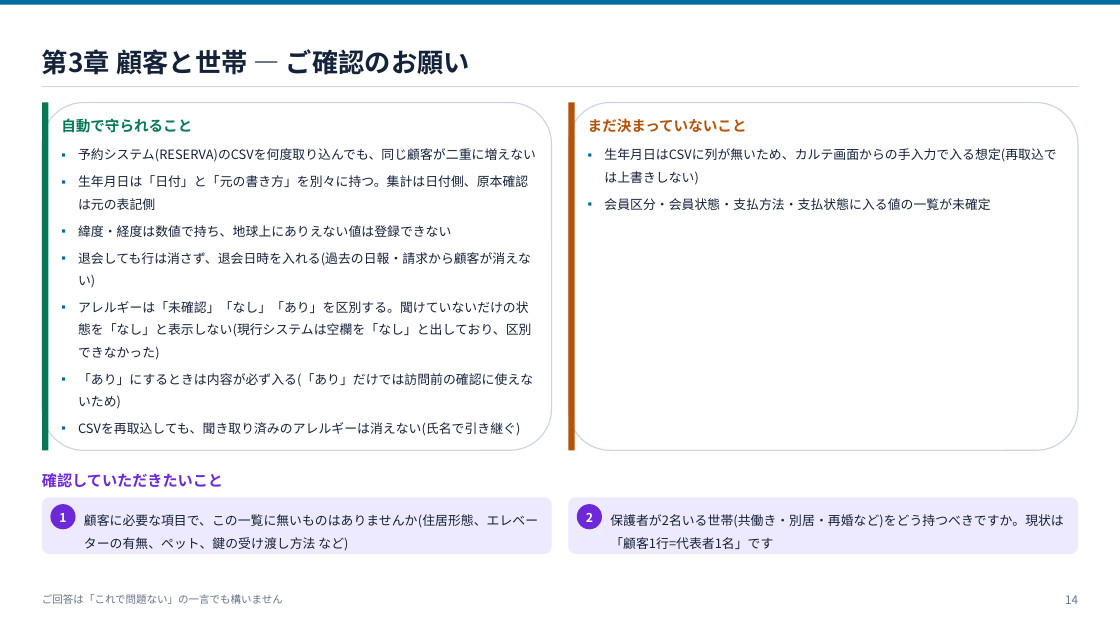
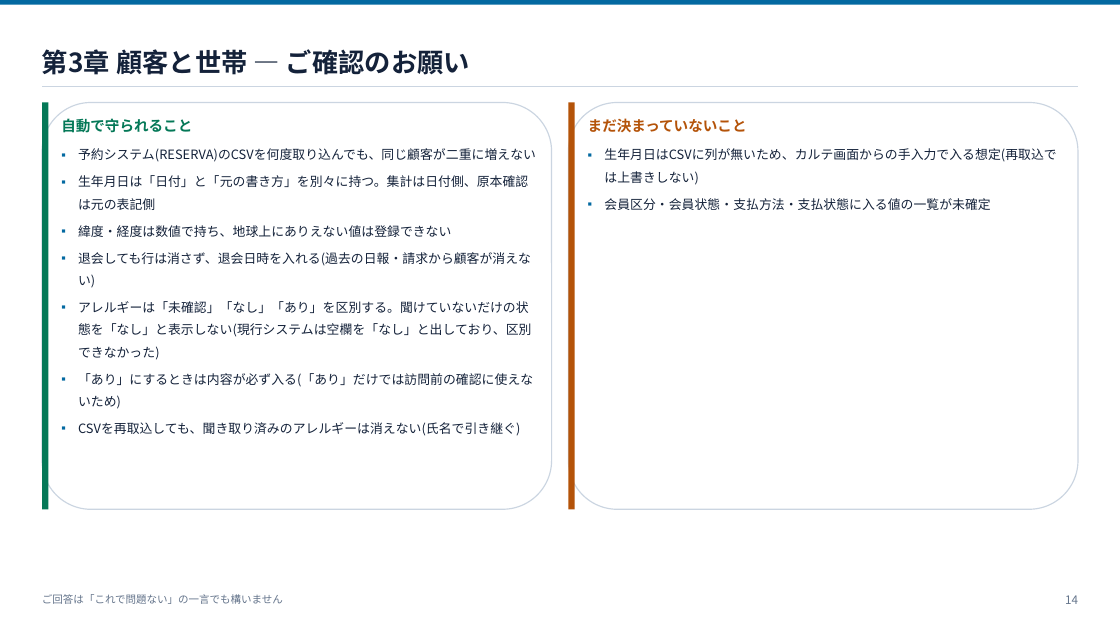
Before and after one commit to ohru131/katahimo-app, a slide deck: slide 14 of doc/slides/db-for-business.pptx. Drawn at 1120x630 pixels with LibreOffice and Linux fonts; fonts in the diff are those of the drawing. Boxes give left, top, right and bottom in pixels: in the first picture for what was removed or moved away, otherwise in the second. Text is boxed around its words. In the diff, an @@ line names an element or a change of style, - is before the commit and + after.

Commit message:
スライドのはみ出しを直し、pptx を再生成する (#24)
LibreOffice で3資料の全ページを描画して確認し、文字がカードや表の枠から
溢れていた箇所を直した。業務資料はカード高さの見積りと続きページ送りを
修正した結果 55枚になり、doc/README.md を更新。

```diff
--- a/doc/slides/db-for-business.pptx
+++ b/doc/slides/db-for-business.pptx
@@ rounded rectangle: place and size @@
-rounded rectangle at [42, 103, 552, 450]
+rounded rectangle at [42, 103, 552, 509]
@@ rectangle: place and size @@
-rectangle at [42, 103, 48, 450]
+rectangle at [42, 103, 48, 509]
@@ rounded rectangle: place and size @@
-rounded rectangle at [569, 103, 1079, 450]
+rounded rectangle at [569, 103, 1079, 509]
@@ rectangle: place and size @@
-rectangle at [569, 103, 575, 450]
+rectangle at [569, 103, 575, 509]
@@ text removed at [42, 473, 223, 488] @@
-確認していただきたいこと
@@ rounded rectangle removed at [42, 497, 552, 554] @@
@@ rounded rectangle removed at [50, 504, 76, 529] @@
-1
@@ rounded rectangle removed at [569, 497, 1079, 554] @@
@@ rounded rectangle removed at [577, 504, 602, 529] @@
-2
@@ text removed at [84, 514, 538, 550] @@
-顧客に必要な項目で、この一覧に無いものはありませんか(住居形態、エレベーターの有無、ペット、鍵の受け渡し方法 など)
@@ text removed at [610, 514, 1063, 549] @@
-保護者が2名いる世帯(共働き・別居・再婚など)をどう持つべきですか。現状は「顧客1行=代表者1名」です
```
Also in this commit, not shown: 40 other slides changed, 1 slide added, 6 other files.
